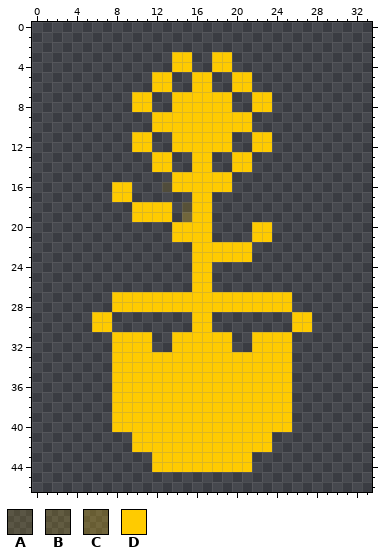
Pixel-art sprite -- sprite/sprite_enemy_5.png. This is how it looked before the edit.
The file is 34x47 pixels. Pixels under 10% opacity are left out.
Palette (. is transparent): A #ffcb001c  B #ffcb0026  C #ffcb003b  D #ffcb00
Pixels before, first column x 6:
 3 ........DD..DD........
 4 ........DD..DD........
 5 ......DD..DD..DD......
 6 ......DD..DD..DD......
 7 ....DD..DDDDDD..DD....
 8 ....DD..DDDDDD..DD....
 9 ......DDDDDDDDDD......
10 ......DDDDDDDDDD......
11 ....DD..DDDDDD..DD....
12 ....DD..DDDDDD..DD....
13 ......DD..DD..DD......
14 ......DD..DD..DD......
15 ........DDDDDD........
16 ..DD...ADDDDDD........
17 ..DD......DD..........
18 ....DDDD.BDD..........
19 ....DDDD.CDD..........
20 ........DDDD....DD....
21 ........DDDD....DD....
22 ..........DDDDDD......
23 ..........DDDDDD......
24 ..........DD..........
25 ..........DD..........
26 ..........DD..........
27 ..DDDDDDDDDDDDDDDDDD..
28 ..DDDDDDDDDDDDDDDDDD..
29 DD........DD........DD
30 DD........DD........DD
31 ..DDDD..DDDDDD..DDDD..
32 ..DDDD..DDDDDD..DDDD..
33 ..DDDDDDDDDDDDDDDDDD..
34 ..DDDDDDDDDDDDDDDDDD..
35 ..DDDDDDDDDDDDDDDDDD..
36 ..DDDDDDDDDDDDDDDDDD..
37 ..DDDDDDDDDDDDDDDDDD..
38 ..DDDDDDDDDDDDDDDDDD..
39 ..DDDDDDDDDDDDDDDDDD..
40 ..DDDDDDDDDDDDDDDDDD..
41 ....DDDDDDDDDDDDDD....
42 ....DDDDDDDDDDDDDD....
43 ......DDDDDDDDDD......
44 ......DDDDDDDDDD......
The same view after the edit:
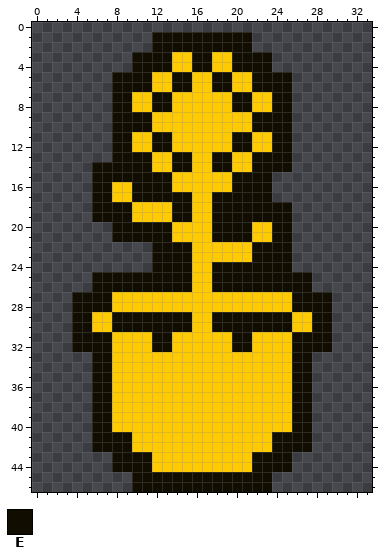
Colours new in this view: E #110d00
Edits made:
Changed rows in their new state; - is an unchanged pixel.
first column x 4:
 1 --------EEEEEEEEEE--------
 2 --------EEEEEEEEEE--------
 3 ------EEEE--EE--EEEE------
 4 ------EEEE--EE--EEEE------
 5 ----EEEE--EE--EE--EEEE----
 6 ----EEEE--EE--EE--EEEE----
 7 ----EE--EE------EE--EE----
 8 ----EE--EE------EE--EE----
 9 ----EEEE----------EEEE----
10 ----EEEE----------EEEE----
11 ----EE--EE------EE--EE----
12 ----EE--EE------EE--EE----
13 ----EEEE--EE--EE--EEEE----
14 --EEEEEE--EE--EE--EEEE----
15 --EEEEEEEE------EEEE------
16 --EE--EEEE------EEEE------
17 --EE--EEEEEE--EEEEEE------
18 --EEEE----EE--EEEEEEEE----
19 --EEEE----EE--EEEEEEEE----
20 ----EEEEEE----EEEE--EE----
21 ----EEEEEE----EEEE--EE----
22 --------EEEE------EEEE----
23 --------EEEE------EEEE----
24 --------EEEE--EEEEEEEE----
25 --EEEEEEEEEE--EEEEEEEEEE--
26 --EEEEEEEEEE--EEEEEEEEEE--
27 EEEE------------------EEEE
28 EEEE------------------EEEE
29 EE--EEEEEEEE--EEEEEEEE--EE
30 EE--EEEEEEEE--EEEEEEEE--EE
31 EEEE----EE------EE----EEEE
32 EEEE----EE------EE----EEEE
33 --EE------------------EE--
34 --EE------------------EE--
35 --EE------------------EE--
36 --EE------------------EE--
37 --EE------------------EE--
38 --EE------------------EE--
39 --EE------------------EE--
40 --EE------------------EE--
41 --EEEE--------------EEEE--
42 --EEEE--------------EEEE--
43 ----EEEE----------EEEE----
44 ----EEEE----------EEEE----
45 ------EEEEEEEEEEEEEE------
46 ------EEEEEEEEEEEEEE------
Boxes around the changes in both pictures, in picture pixels (x1, y1, x2, y2):
changed: (72, 32, 332, 492)
